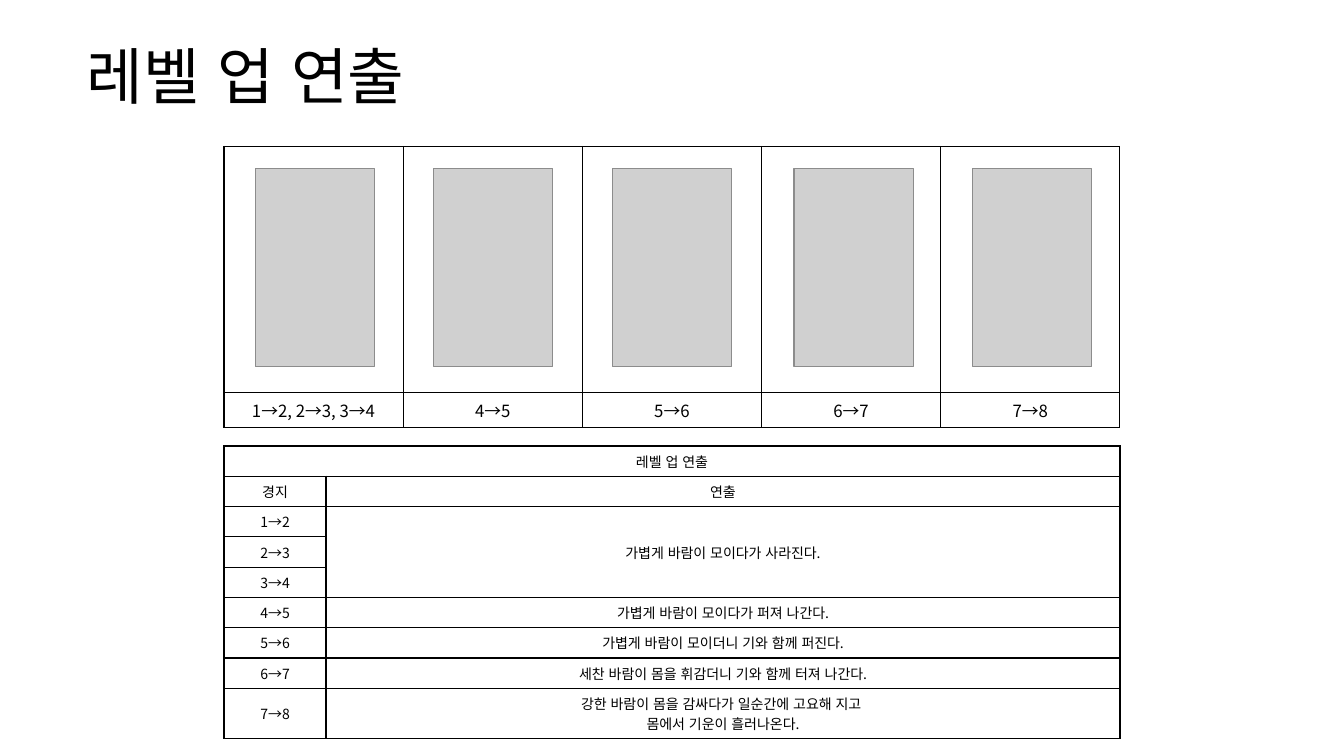
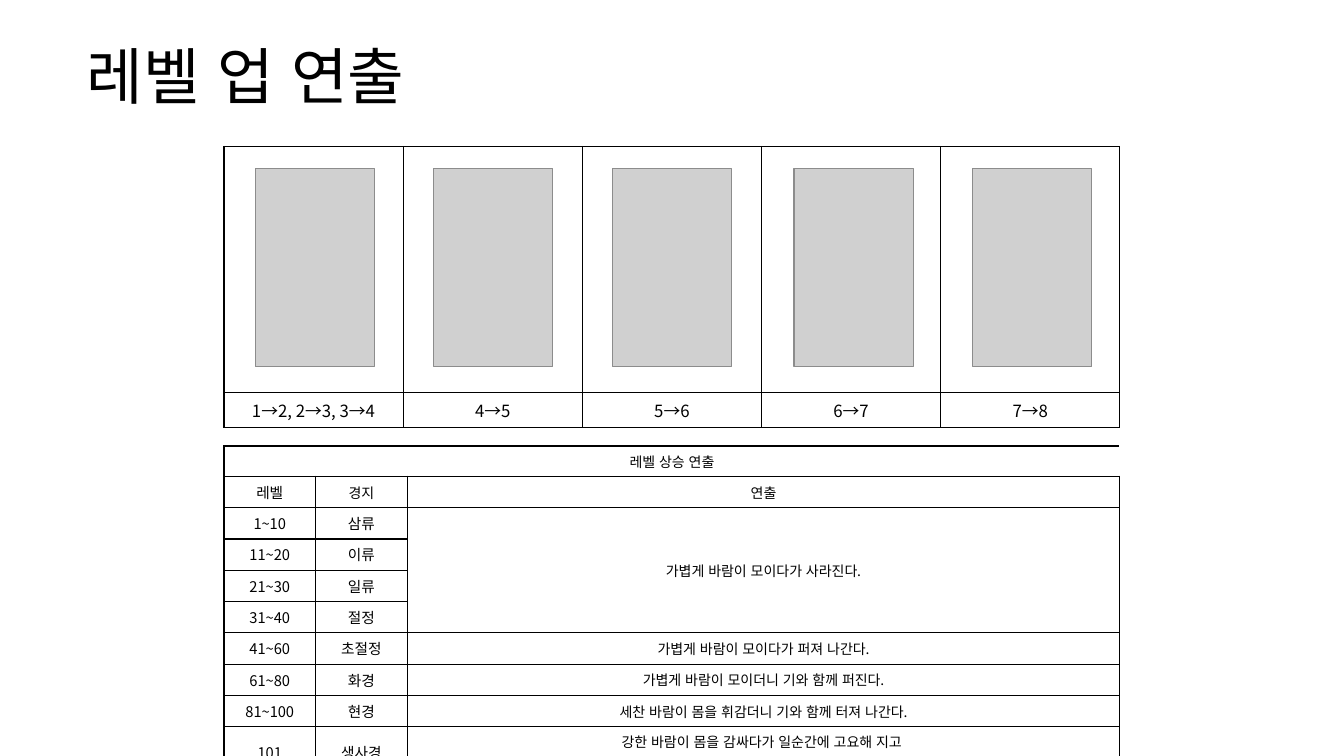
Before and after one commit to yjk0401/unityenginebasic_9th, a slide deck: slide 6 of 기획/방랑엽사전/레벨업 시스템 기획서.pptx. Drawn at 1344x756 pixels with LibreOffice and Linux fonts; fonts in the diff are those of the drawing; grey boxes stand for pictures. Boxes give left, top, right and bottom in pixels: in the first picture for what was removed or moved away, otherwise in the second. Text is boxed around its words. In the diff, an @@ line names an element or a change of style, - is before the commit and + after.

```diff
--- a/기획/방랑엽사전/레벨업 시스템 기획서.pptx
+++ b/기획/방랑엽사전/레벨업 시스템 기획서.pptx
@@ table at <box>224,446,1120,752</box> @@
-레벨 업 연출 | 
-경지 | 연출
-1→2 | 가볍게 바람이 모이다가 사라진다.
-2→3 | 
-3→4 | 
-4→5 | 가볍게 바람이 모이다가 퍼져 나간다.
-5→6 | 가볍게 바람이 모이더니 기와 함께 퍼진다.
-6→7 | 세찬 바람이 몸을 휘감더니 기와 함께 터져 나간다.
-7→8 | 강한 바람이 몸을 감싸다가 일순간에 고요해 지고 / 몸에서 기운이 흘러나온다.
+레벨 상승 연출 |  | 
+레벨 | 경지 | 연출
+1~10 | 삼류 | 가볍게 바람이 모이다가 사라진다.
+11~20 | 이류 | 
+21~30 | 일류 | 
+31~40 | 절정 | 
+41~60 | 초절정 | 가볍게 바람이 모이다가 퍼져 나간다.
+61~80 | 화경 | 가볍게 바람이 모이더니 기와 함께 퍼진다.
+81~100 | 현경 | 세찬 바람이 몸을 휘감더니 기와 함께 터져 나간다.
+101 | 생사경 | 강한 바람이 몸을 감싸다가 일순간에 고요해 지고 / 몸에서 기운이 흘러나온다.
```
Also in this commit, not shown: 2 other slides changed, 3 other files.
